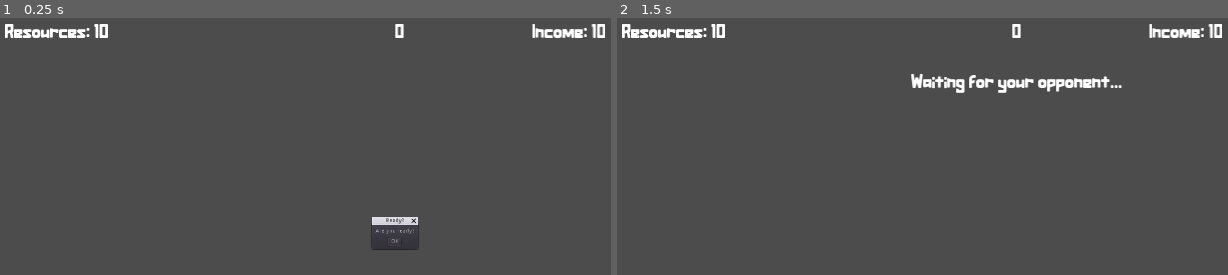
Above: before the commit, frames 1-2 (left to right).
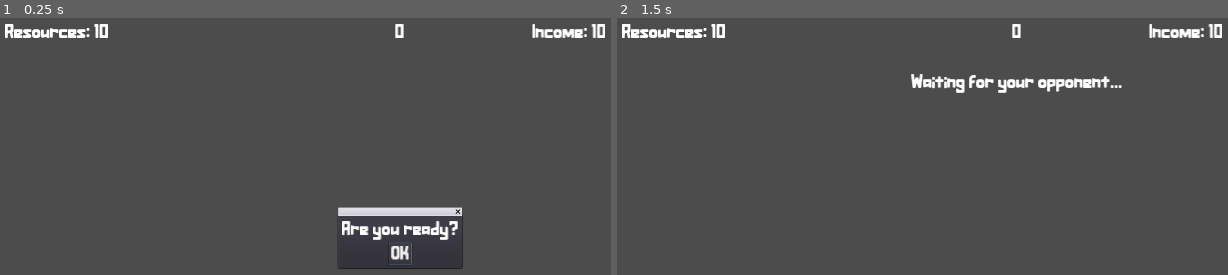
Above: after the commit, the same moments.

Repository: tducasse/poc-turn-based
Game: Godot game, scene res://Scenes/Game/Game.tscn
Two runs of this game, one before a commit and one after it. Both use one fixed random seed, a clock stepped at 60 frames per second and the inputs below. This scene is started directly instead of the project's main scene.
Inputs:
- Up to frame 1 (0.25 s): no input
- Up to frame 2 (1.5 s): click "OK" at 0.5 s; tap Enter at 1.25 s

The runs differ from the first frame. In frame 1, 2.8% of the frame differs, in the area x 55-76%, y 73-98%; in frame 2, nothing differs.

Commit message:
Tidy up popups and add "I'm done"

Diff:
--- a/Scenes/Game/Game.gd
+++ b/Scenes/Game/Game.gd
@@ -23,7 +23,7 @@
 	_connection = WS.connect(WS.TYPES.BACK_TO_LOBBY, self, "_back_to_lobby")
 	shop_container.hide()
 	footer_container.hide()
-	ready_popup.show()
+	ready_popup.popup_centered()
 
 
 
@@ -57,6 +57,7 @@
 	footer_container.show()
 	prep_timer.start()
 
+
 func _process(_delta):
 	update_node_text(timer_node, str(round(prep_timer.time_left)))
 
@@ -64,7 +65,7 @@
 func _on_PrepTimer_timeout():
 	shop_container.hide()
 	footer_container.hide()
-	next_round_popup.show()
+	next_round_popup.popup_centered()
 
 
 func _start_next_round(_value):
@@ -74,7 +75,7 @@
 	prep_timer.start()
 
 
-func _on_AcceptDialog_confirmed():
+func _on_NextRoundPopup_confirmed():
 	waiting.show()
 	WS.send_message(WS.TYPES.GAME__NEXT_ROUND, true)
 
@@ -82,3 +83,8 @@
 func _on_ReadyPopup_confirmed():
 	waiting.show()
 	WS.send_message(WS.TYPES.READY_GAME, true)
+
+
+func _on_Done_pressed():
+	prep_timer.stop()
+	_on_PrepTimer_timeout()
--- a/Scenes/Game/Game.tscn
+++ b/Scenes/Game/Game.tscn
@@ -1,8 +1,10 @@
-[gd_scene load_steps=4 format=2]
+[gd_scene load_steps=6 format=2]
 
 [ext_resource path="res://Fonts/Assurant-Standard.tres" type="DynamicFont" id=1]
 [ext_resource path="res://Scenes/Game/Shop/Shop.tscn" type="PackedScene" id=2]
 [ext_resource path="res://Scenes/Game/Game.gd" type="Script" id=3]
+[ext_resource path="res://Scenes/Game/NextRoundPopup.gd" type="Script" id=4]
+[ext_resource path="res://Scenes/Game/ReadyPopup.gd" type="Script" id=5]
 
 [node name="Game" type="MarginContainer"]
 anchor_right = 1.0
@@ -69,8 +71,15 @@
 margin_right = 1896.0
 margin_bottom = 1056.0
 
+[node name="Done" type="Button" parent="VBoxContainer/Footer"]
+margin_right = 158.0
+margin_bottom = 55.0
+custom_fonts/font = ExtResource( 1 )
+text = "I'm done"
+
 [node name="Pusher" type="Control" parent="VBoxContainer/Footer"]
-margin_right = 1764.0
+margin_left = 170.0
+margin_right = 1896.0
 margin_bottom = 55.0
 size_flags_horizontal = 3
 
@@ -103,10 +112,11 @@
 size_flags_horizontal = 4
 size_flags_vertical = 4
 popup_exclusive = true
-window_title = "Ready?"
+window_title = ""
 dialog_text = "Ready for the next round?
 
 Click here to earn your income!"
+script = ExtResource( 4 )
 
 [node name="ReadyPopup" type="AcceptDialog" parent="."]
 margin_left = 893.0
@@ -116,9 +126,11 @@
 size_flags_horizontal = 4
 size_flags_vertical = 4
 popup_exclusive = true
-window_title = "Ready?"
+window_title = ""
 dialog_text = "Are you ready?"
+script = ExtResource( 5 )
+[connection signal="pressed" from="VBoxContainer/Footer/Done" to="." method="_on_Done_pressed"]
 [connection signal="pressed" from="VBoxContainer/Footer/Leave" to="." method="_on_Leave_pressed"]
 [connection signal="timeout" from="PrepTimer" to="." method="_on_PrepTimer_timeout"]
-[connection signal="confirmed" from="NextRoundPopup" to="." method="_on_AcceptDialog_confirmed"]
+[connection signal="confirmed" from="NextRoundPopup" to="." method="_on_NextRoundPopup_confirmed"]
 [connection signal="confirmed" from="ReadyPopup" to="." method="_on_ReadyPopup_confirmed"]
--- /dev/null
+++ b/Scenes/Game/NextRoundPopup.gd
@@ -0,0 +1,8 @@
+extends AcceptDialog
+
+func _ready():
+	var label = get_label()
+	var ok = get_ok()
+	var font = load("res://Fonts/Assurant-Standard.tres")
+	label.add_font_override('font', font)
+	ok.add_font_override('font', font)
--- /dev/null
+++ b/Scenes/Game/ReadyPopup.gd
@@ -0,0 +1,8 @@
+extends AcceptDialog
+
+func _ready():
+	var label = get_label()
+	var ok = get_ok()
+	var font = load("res://Fonts/Assurant-Standard.tres")
+	label.add_font_override('font', font)
+	ok.add_font_override('font', font)
Not shown, changed: server/controllers/game.js
